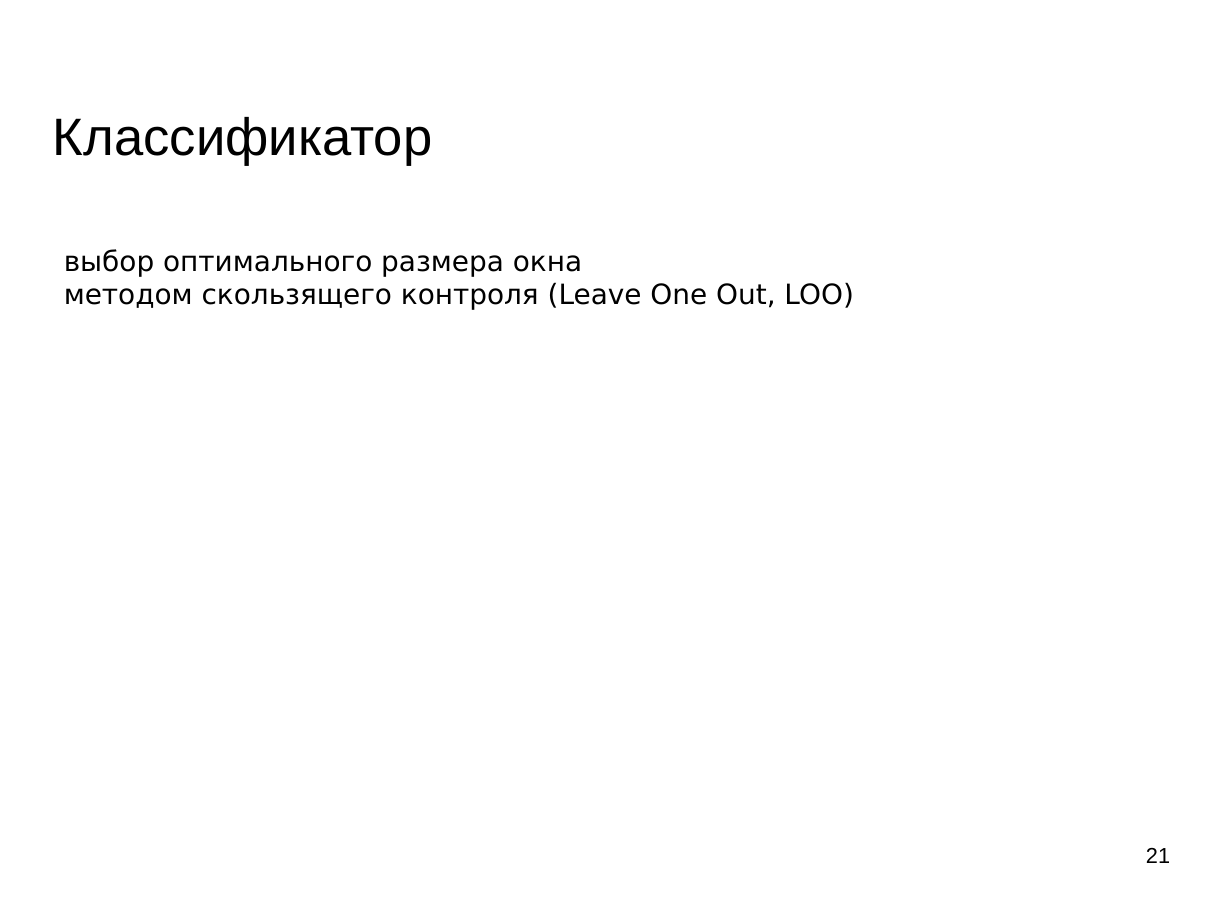
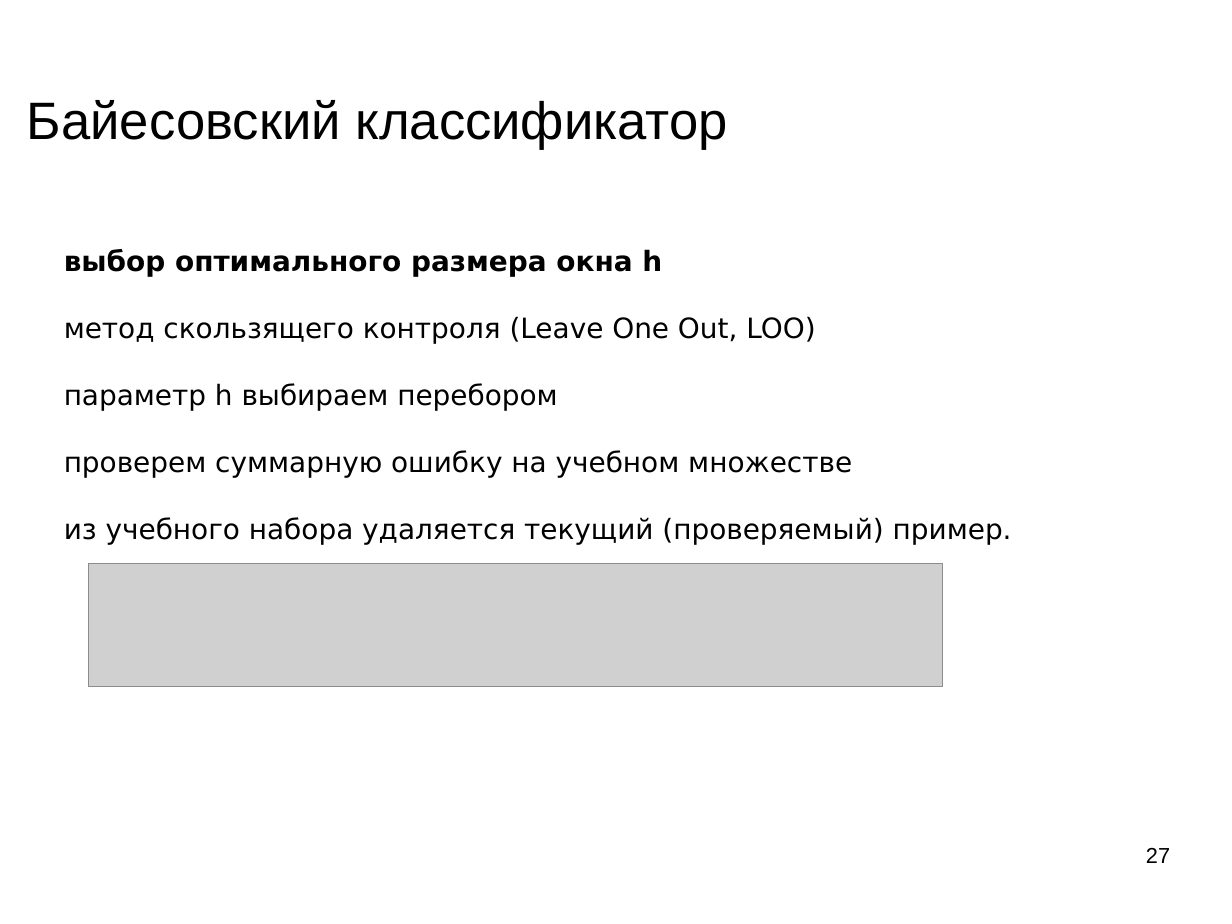
Before and after one commit to mechanoid5/ml_lectorium_legacy, a slide deck: slide 27 of 04-bayes.odp (slide 21 before the commit). Drawn at 1232x924 pixels with LibreOffice and Linux fonts; fonts in the diff are those of the drawing; grey boxes stand for pictures; background and template pictures are left out. Boxes give left, top, right and bottom in pixels: in the first picture for what was removed or moved away, otherwise in the second. Text is boxed around its words. In the diff, an @@ line names an element or a change of style, - is before the commit and + after.

```diff
--- a/04-bayes.odp
+++ b/04-bayes.odp
@@ title at box(27, 100, 728, 150): text changed @@
-Классификатор
+Байесовский классификатор
@@ text at box(64, 249, 1012, 544): text changed @@
-выбор оптимального размера окна
-методом скользящего контроля (Leave One Out, LOO)
+выбор оптимального размера окна h
+метод скользящего контроля (Leave One Out, LOO)
+параметр h выбираем перебором
+проверем суммарную ошибку на учебном множестве
+из учебного набора удаляется текущий (проверяемый) пример.
@@ picture added at box(88, 563, 942, 686) @@
@@ page number at box(1146, 848, 1170, 863): text changed @@
-21
+27
```
Also in this commit, not shown: 16 other slides changed, 8 slides added, 2 slides removed, 1 other file.
